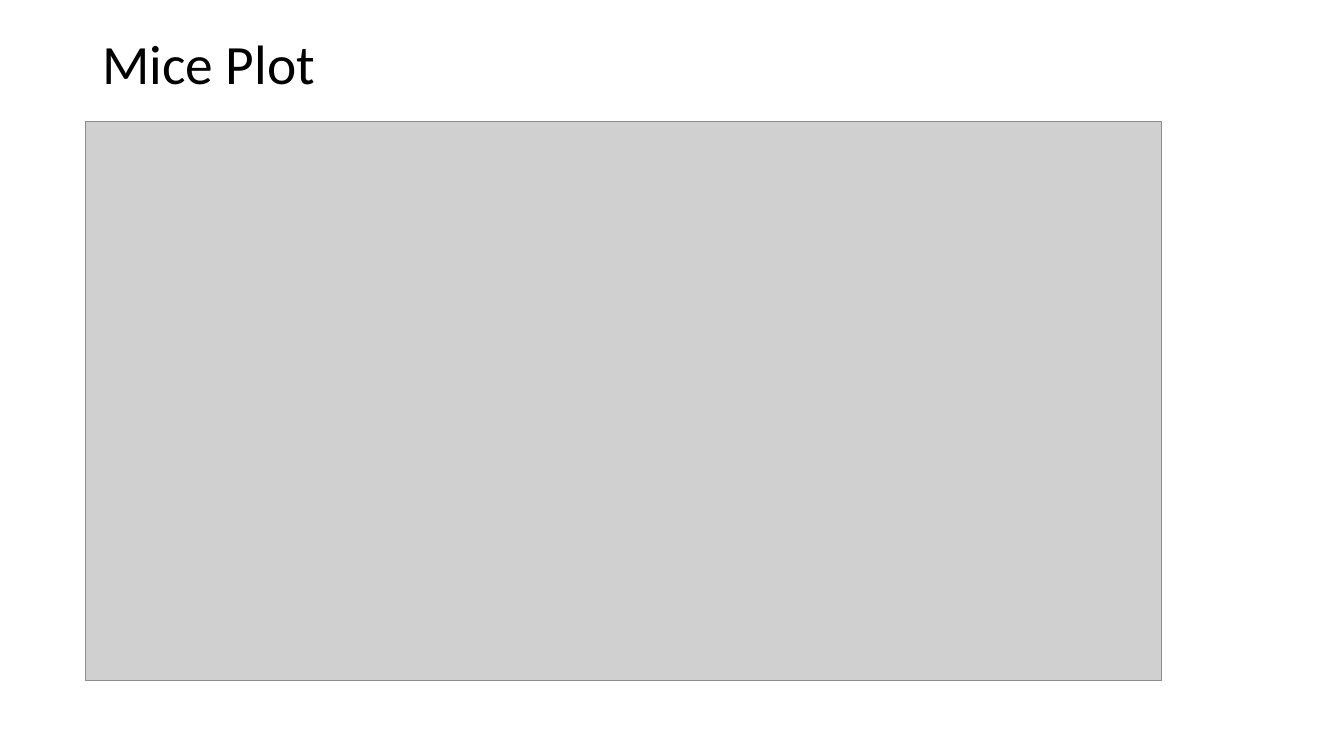
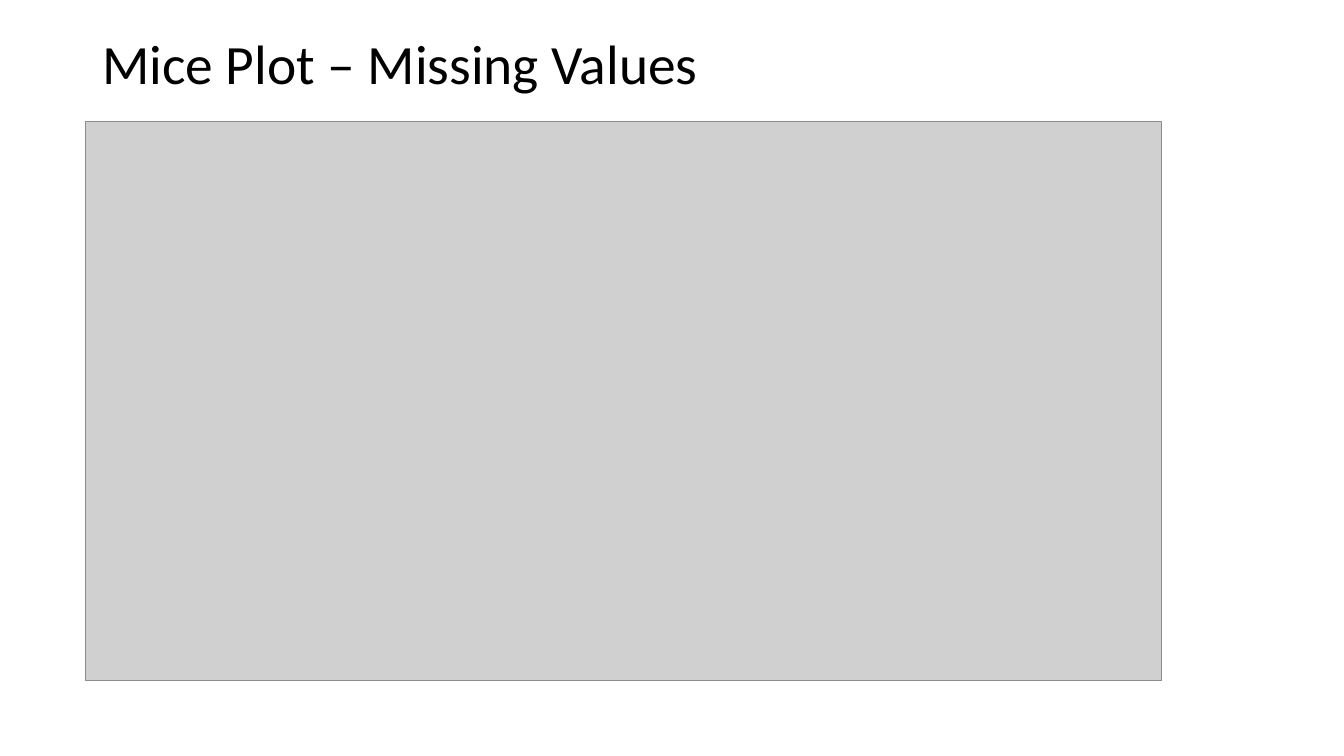
Before and after one commit to manasagodkhindi/AmesHousingPrediction, a slide deck: slide 9 of HousingPricesPresentations.pptx. Drawn at 1344x756 pixels with LibreOffice and Linux fonts; fonts in the diff are those of the drawing; grey boxes stand for pictures. Boxes give left, top, right and bottom in pixels: in the first picture for what was removed or moved away, otherwise in the second. Text is boxed around its words. In the diff, an @@ line names an element or a change of style, - is before the commit and + after.

```diff
--- a/HousingPricesPresentations.pptx
+++ b/HousingPricesPresentations.pptx
@@ title at (102,45,697,94): text changed @@
-Mice Plot
+Mice Plot – Missing Values
```
Also in this commit, not shown: 2 other slides changed, 1 slide added, 1 slide removed.
